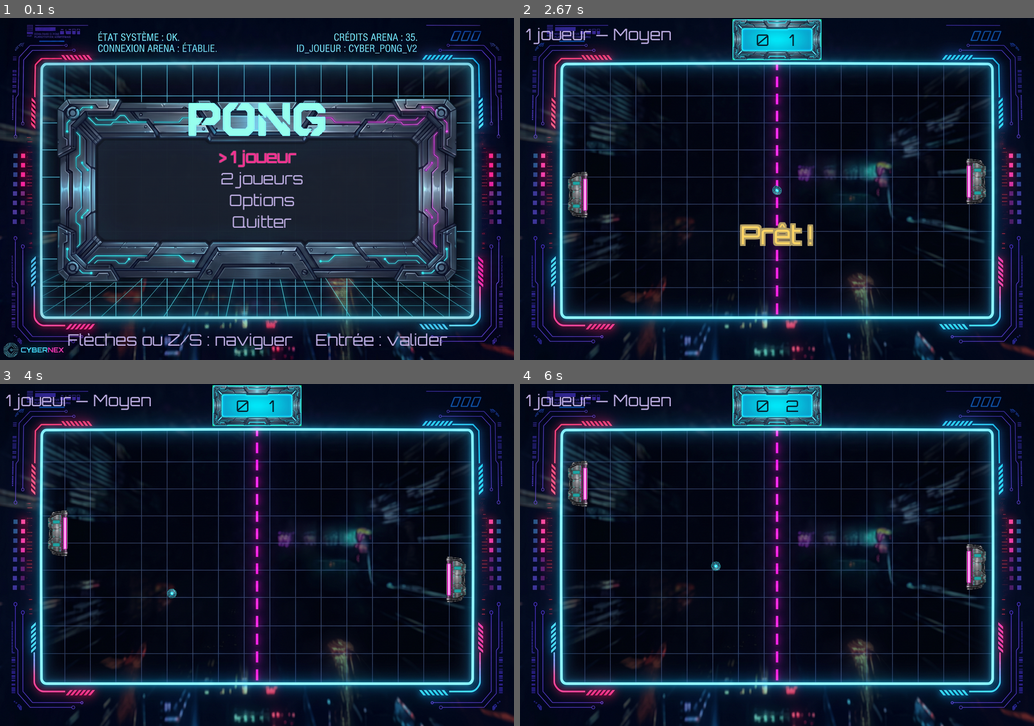
Above: before the commit, frames 1-4 (two rows, left to right).
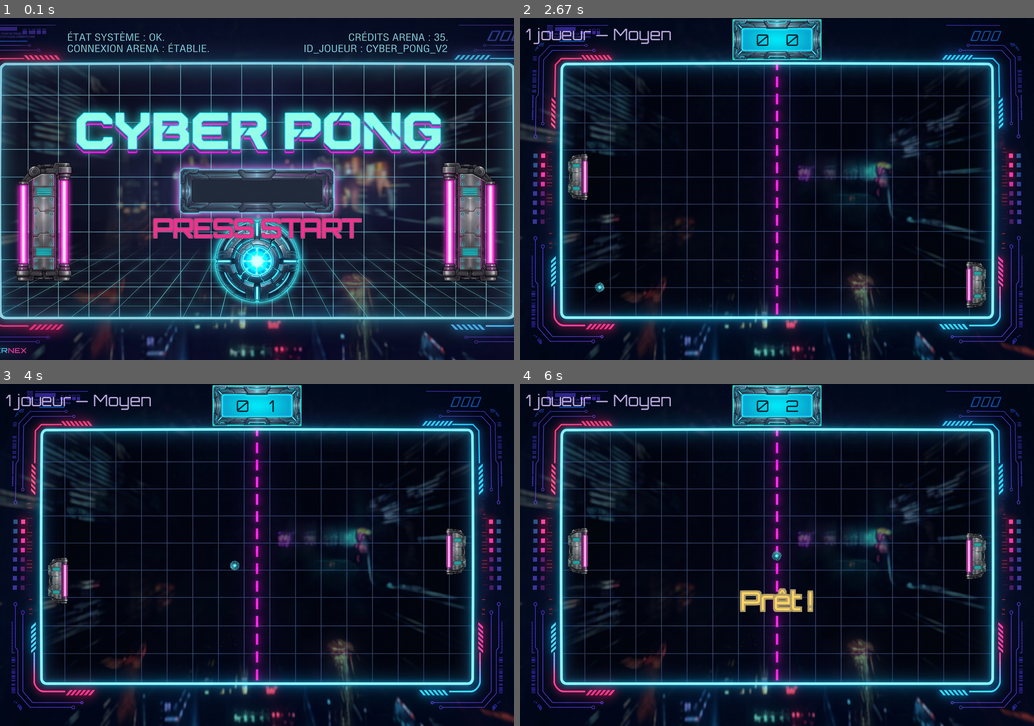
Above: after the commit, the same moments.

Repository: Lamizana/Pong
Game: pygame game, started from main.py
The game is run twice, just before and just after one commit, with the same random seed, the same clock (stepped at 60 frames per second) and the same inputs.
Inputs:
- Up to frame 1 (0.1 s): no input
- Up to frame 2 (2.67 s): tap Enter at 0.33, 0.67 s; hold W 1-1.47 s; hold S 1.5-1.8 s; tap Z at 1.57, 1.9, 2.3 s; hold W 1.83-2.2 s; hold S 2.23-2.6 s; hold W from 2.63 s (still down)
- Up to frame 3 (4 s): tap Z at 2.7, 3.03, 3.37, 3.77 s; release W at 2.93 s; hold S 2.97-3.27 s; hold W 3.3-3.67 s; hold S from 3.7 s (still down)
- Up to frame 4 (6 s): release S at 4.07 s; hold W 4.1-4.4 s; tap Z at 4.17, 4.5, 4.83, 5.23, 5.63, 5.97 s; hold S 4.43-4.73 s; hold W 4.77-5.13 s; hold S 5.17-5.53 s; hold W 5.57-5.87 s; hold S from 5.9 s (still down)

The runs differ from the first frame. In frame 1, 56% of the frame differs, in the area x 0-100%, y 1-100%; in frame 2, 2.2%; in frame 3, 1.7%; in frame 4, 2.1%.

Commit message:
feat(start): ecran-titre PRESS START avant le menu principal

Diff:
--- a/pong/app.py
+++ b/pong/app.py
@@ -7,6 +7,7 @@
 from .scenes.game import GameScene
 from .scenes.menu import MenuScene
 from .scenes.options import OptionsScene
+from .scenes.start import StartScene
 from .sound import SoundManager
 
 
@@ -39,9 +40,10 @@
         self.font_medium = pygame.font.Font(font_path, settings.FONT_MEDIUM_SIZE)
         self.font_large = pygame.font.Font(font_path, settings.FONT_LARGE_SIZE)
 
-        self._scenes = {"menu": MenuScene, "game": GameScene, "options": OptionsScene}
+        self._scenes = {"start": StartScene, "menu": MenuScene, "game": GameScene,
+                        "options": OptionsScene}
         self.scene = None
-        self.switch_scene("menu")
+        self.switch_scene("start")
 
     def switch_scene(self, name, **kwargs):
         """Construit une nouvelle scène et l'active."""
--- a/pong/resources.py
+++ b/pong/resources.py
@@ -28,6 +28,7 @@
 
     def __init__(self):
         self.background = self._load_opaque(settings.ASSET_BACKGROUND)
+        self.start_screen = self._load_opaque(settings.ASSET_START)
         self.menu_background = self._load_opaque(settings.ASSET_MENU)
         self.menu_frame = self._load_sprite(settings.ASSET_MENU_FRAME)
         self.title = self._load_sprite(settings.ASSET_TITLE)
--- /dev/null
+++ b/pong/scenes/start.py
@@ -0,0 +1,32 @@
+"""Écran-titre affiché au lancement : « PRESS START » mène au menu principal."""
+
+import math
+
+import pygame
+
+from .. import neon, settings
+from .base import Scene
+
+# Centre du rectangle « PRESS START » dans l'asset 900×600 (relevé sur l'image).
+START_BUTTON_CENTER = (450, 368)
+
+
+class StartScene(Scene):
+    def __init__(self, app):
+        super().__init__(app)
+        self.time = 0.0
+
+    def handle_event(self, event):
+        if event.type == pygame.KEYDOWN and event.key in settings.KEY_VALIDATE:
+            self.app.switch_scene("menu")
+
+    def update(self, dt):
+        self.time += dt
+
+    def draw(self, surface):
+        surface.blit(self.app.assets.start_screen, (0, 0))
+
+        # Pulsation : l'écart du halo oscille doucement (0 → 4).
+        spread = 2 + round(2 * math.sin(self.time * 3.0))
+        neon.glow_text(surface, self.app.font_medium, "PRESS START",
+                       settings.NEON_PINK, center=START_BUTTON_CENTER, spread=spread)
--- a/pong/settings.py
+++ b/pong/settings.py
@@ -90,6 +90,7 @@
 # --- Assets (images du thème, générées par scripts/prepare_assets.py) ---
 ASSET_BACKGROUND = "background.png"
 ASSET_MENU = "menu.png"
+ASSET_START = "start_screen.png"
 ASSET_MENU_FRAME = "menu_frame.png"
 ASSET_TITLE = "title.png"
 ASSET_SCORE_SCREEN = "score_screen.png"
--- a/scripts/prepare_assets.py
+++ b/scripts/prepare_assets.py
@@ -208,6 +208,7 @@
 
     build_background("fond_partie.jpeg", OUT / "background.png")
     build_background("fond_accueil.jpeg", OUT / "menu.png")
+    build_background("ecran_principal.jpeg", OUT / "start_screen.png")
     build_sprite("raquette_gauche.jpeg", OUT / "paddle_left.png", height=80)
     build_sprite("raquette_droite.jpeg", OUT / "paddle_right.png", height=80)
     build_sprite("balle.jpeg", OUT / "ball.png", max_size=BALL_SPRITE_SIZE)
@@ -218,8 +219,8 @@
     build_region("rectangle_menu_01.jpeg", OUT / "score_screen.png",
                  SCORE_SCREEN_BOX, height=SCORE_SCREEN_HEIGHT)
 
-    for name in ("background", "menu", "paddle_left", "paddle_right", "ball",
-                 "menu_frame", "title", "score_screen"):
+    for name in ("background", "menu", "start_screen", "paddle_left", "paddle_right",
+                 "ball", "menu_frame", "title", "score_screen"):
         path = OUT / f"{name}.png"
         with Image.open(path) as im:
             print(f"  {path.relative_to(ROOT)}  {im.size}  {im.mode}")
--- a/scripts/render_preview.py
+++ b/scripts/render_preview.py
@@ -24,7 +24,12 @@
     os.makedirs(out_dir, exist_ok=True)
     app = App(sound_enabled=False)
 
+    # Écran-titre « PRESS START » (scène d'ouverture).
+    app.scene.draw(app.screen)
+    pygame.image.save(app.screen, os.path.join(out_dir, "start.png"))
+
     # Menu principal.
+    app.switch_scene("menu")
     app.scene.draw(app.screen)
     pygame.image.save(app.screen, os.path.join(out_dir, "menu.png"))
 
@@ -45,7 +50,7 @@
 
     pygame.quit()
     print(f"Aperçus enregistrés dans {out_dir}/ "
-          f"(menu.png, game.png, gameover.png)")
+          f"(start.png, menu.png, game.png, gameover.png)")
 
 
 if __name__ == "__main__":
--- a/tests/test_app_smoke.py
+++ b/tests/test_app_smoke.py
@@ -8,12 +8,16 @@
 from pong.scenes.gameover import GameOverScene
 from pong.scenes.menu import MenuScene
 from pong.scenes.pause import PauseScene
+from pong.scenes.start import StartScene
 
 def _key(code):
     return pygame.event.Event(pygame.KEYDOWN, key=code)
 
 def test_full_scene_flow():
     app = App(sound_enabled=False)
+    # Au lancement : l'écran-titre « PRESS START ».
+    assert isinstance(app.scene, StartScene)
+    app.scene.handle_event(_key(pygame.K_RETURN))
     assert isinstance(app.scene, MenuScene)
 
     # Menu → « 1 joueur » (difficulté et points viennent des options).
@@ -67,5 +71,6 @@
 
 def test_menu_has_expected_entries():
     app = App(sound_enabled=False)
+    app.switch_scene("menu")
     labels = [label for label, _, _ in app.scene.options]
     assert labels == ["1 joueur", "2 joueurs", "Options", "Quitter"]
--- a/tests/test_assets.py
+++ b/tests/test_assets.py
@@ -18,6 +18,7 @@
     assert store.menu_frame.get_width() <= 900
     assert store.score_screen.get_height() == 72
     assert store.title.get_width() == 240
+    assert store.start_screen.get_size() == (900, 600)
 
 def test_sprites_have_transparent_corners():
     store = AssetStore()
--- a/tests/test_docs.py
+++ b/tests/test_docs.py
@@ -33,7 +33,7 @@
     """Chaque capture du dépôt est montrée : pas de fichier orphelin."""
     readme = _read("README.md")
 
-    for name in ("menu.png", "game.png", "gameover.png"):
+    for name in ("start.png", "menu.png", "game.png", "gameover.png"):
         assert name in readme, f"{name} n'est pas montré dans le README"
         assert (ROOT / "docs" / "screenshots" / name).exists()
 
--- a/tests/test_options_scene.py
+++ b/tests/test_options_scene.py
@@ -12,6 +12,7 @@
 
 def _select(app, label):
     """Amène la sélection du menu sur `label` puis valide."""
+    app.switch_scene("menu")
     for _ in range(len(app.scene.options) + 1):
         if app.scene.options[app.scene.index][0] == label:
             break
--- /dev/null
+++ b/tests/test_start_scene.py
@@ -0,0 +1,48 @@
+"""Tests de l'écran-titre « PRESS START » affiché au lancement."""
+
+import pygame
+
+from pong.app import App
+from pong.scenes.menu import MenuScene
+from pong.scenes.start import StartScene
+
+
+def _key(code):
+    return pygame.event.Event(pygame.KEYDOWN, key=code)
+
+
+def test_start_scene_is_the_opening_screen():
+    app = App(sound_enabled=False)
+
+    assert isinstance(app.scene, StartScene)
+
+
+def test_start_scene_draws_without_error():
+    app = App(sound_enabled=False)
+
+    app.scene.update(0.016)
+    app.scene.draw(app.screen)
+
+
+def test_start_validates_to_menu():
+    app = App(sound_enabled=False)
+
+    app.scene.handle_event(_key(pygame.K_RETURN))
+
+    assert isinstance(app.scene, MenuScene)
+
+
+def test_start_also_accepts_space():
+    app = App(sound_enabled=False)
+
+    app.scene.handle_event(_key(pygame.K_SPACE))
+
+    assert isinstance(app.scene, MenuScene)
+
+
+def test_start_ignores_other_keys():
+    app = App(sound_enabled=False)
+
+    app.scene.handle_event(_key(pygame.K_LEFT))
+
+    assert isinstance(app.scene, StartScene)
Not shown, changed: README.md
Binary file added: docs/screenshots/start.png
Binary file added: pong/assets/start_screen.png
Not shown, changed: docs/cours/00-introduction.md
